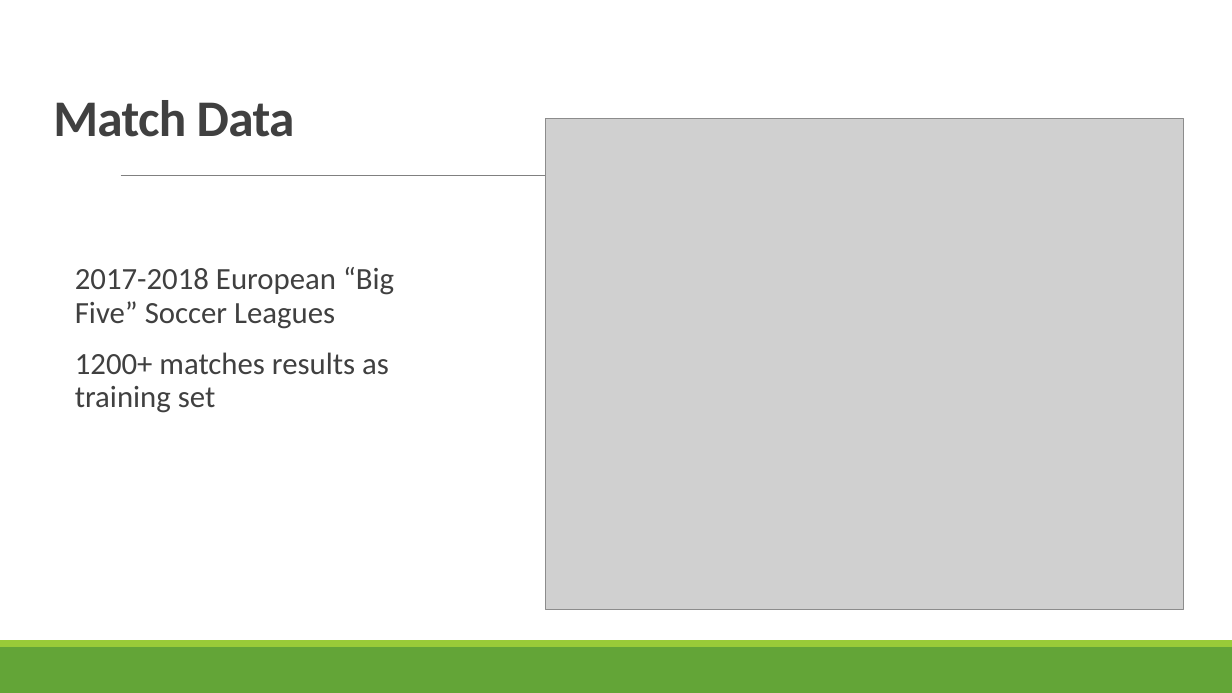
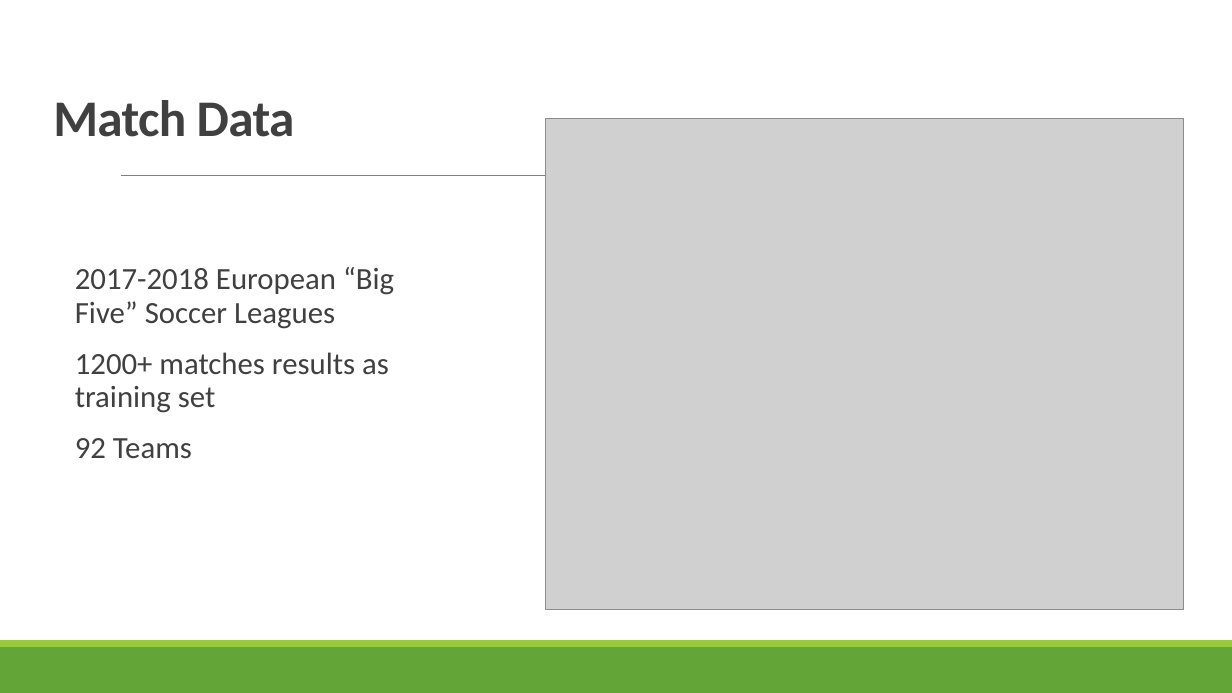
Before and after one commit to TZstatsADS/Spring2018-Project5-grp6, a slide deck: slide 4 of doc/predic.pptx. Drawn at 1232x693 pixels with LibreOffice and Linux fonts; fonts in the diff are those of the drawing; grey boxes stand for pictures. Boxes give left, top, right and bottom in pixels: in the first picture for what was removed or moved away, otherwise in the second. Text is boxed around its words. In the diff, an @@ line names an element or a change of style, - is before the commit and + after.

```diff
--- a/doc/predic.pptx
+++ b/doc/predic.pptx
@@ text at [75,438,192,459]: paragraph added @@
+  92 Teams
```
Also in this commit, not shown: 2 other slides changed.
